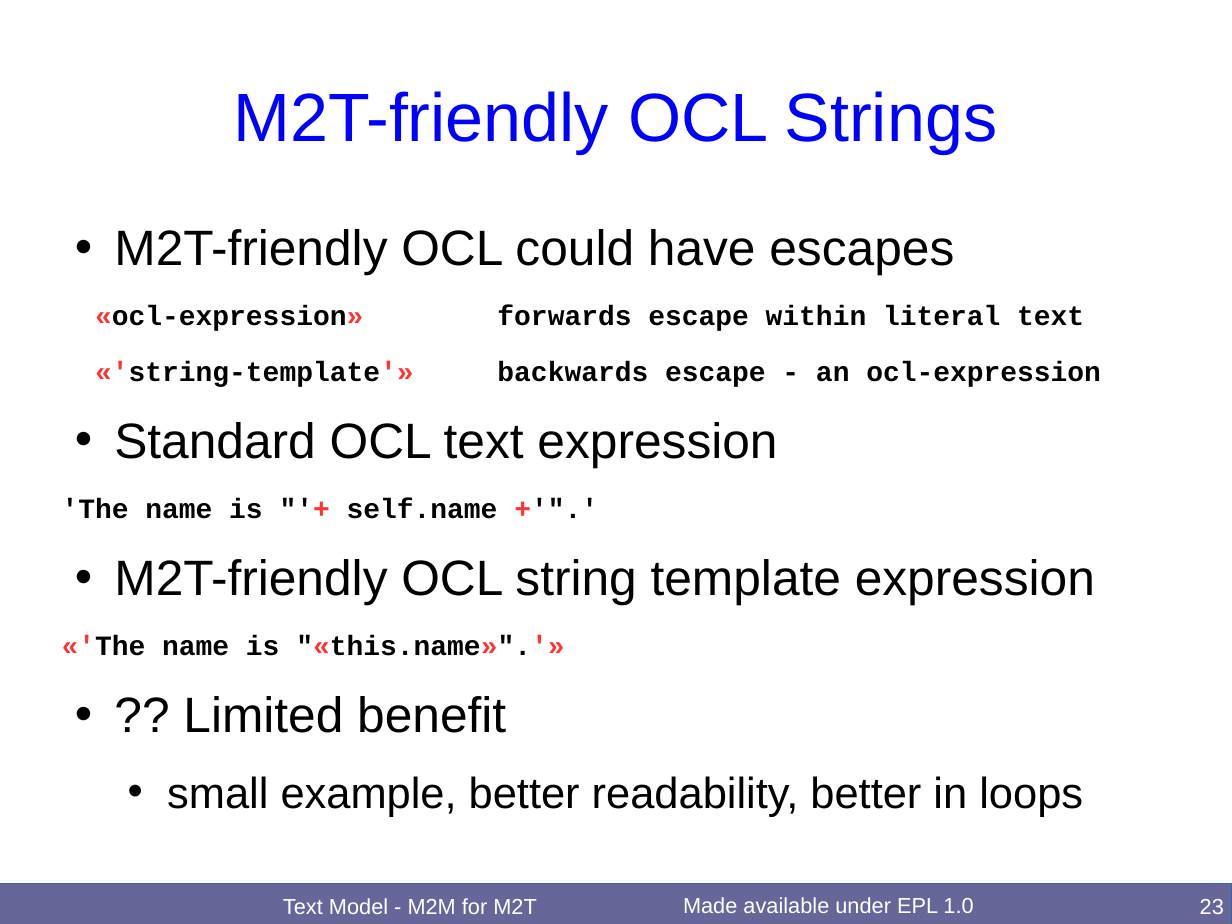
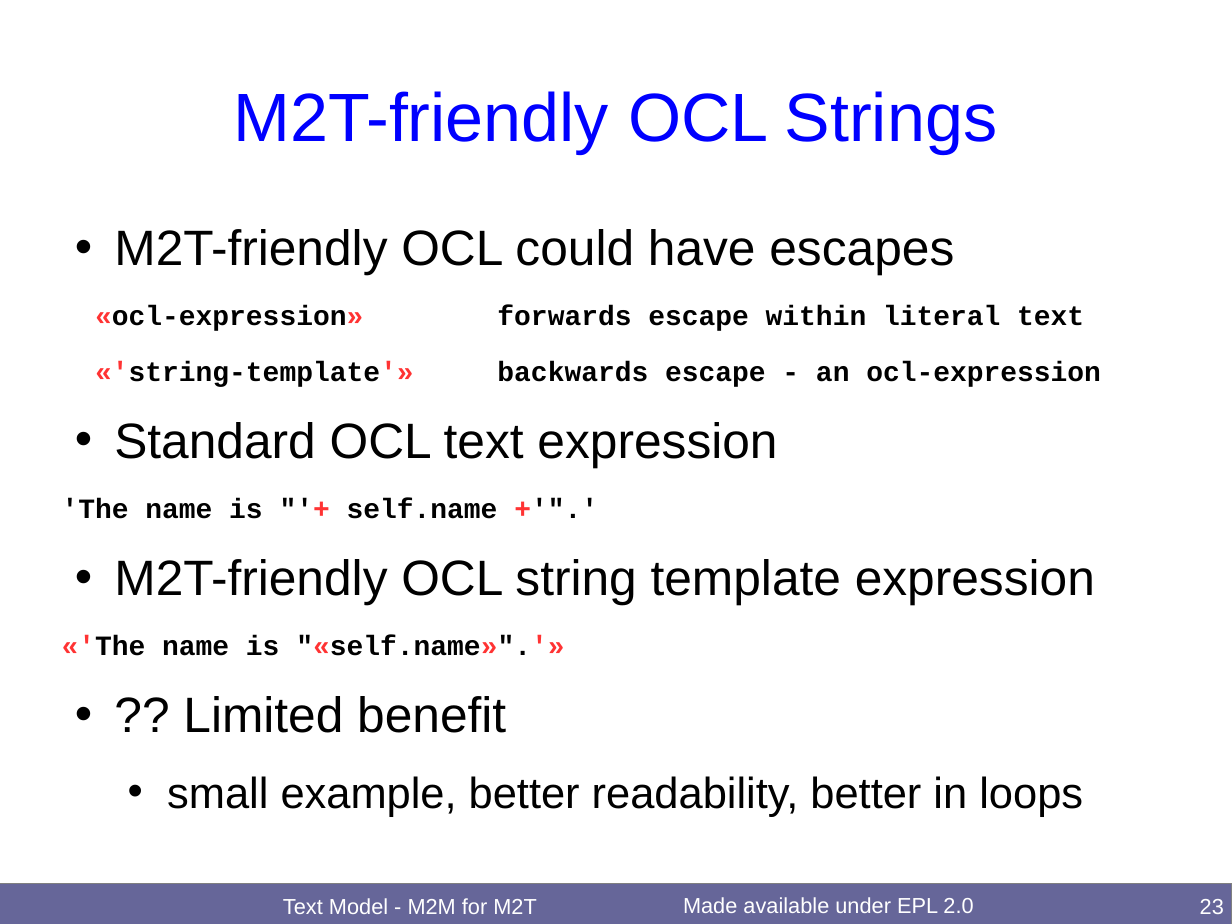
Before and after one commit to merks/mmt-website, a slide deck: slide 23 of qvt/docs/OCL2018TextM2M/TextM2M.odp. Drawn at 1232x924 pixels with LibreOffice and Linux fonts; fonts in the diff are those of the drawing. Boxes give left, top, right and bottom in pixels: in the first picture for what was removed or moved away, otherwise in the second. Text is boxed around its words. In the diff, an @@ line names an element or a change of style, - is before the commit and + after.

Commit message:
OCL2018 workshop Text Model - M2M for M2T actual slides

```diff
--- a/qvt/docs/OCL2018TextM2M/TextM2M.odp
+++ b/qvt/docs/OCL2018TextM2M/TextM2M.odp
@@ text at box(62, 635, 564, 656): text changed @@
-«'The name is "«this.name»".'»
+«'The name is "«self.name»".'»
@@ rectangle at box(0, 884, 1232, 924): outline #3465A4 0 pt to #808080 0 pt @@
@@ text at box(683, 897, 973, 913): text changed @@
-Made available under EPL 1.0
+Made available under EPL 2.0
```
Also in this commit, not shown: 29 other slides changed.
